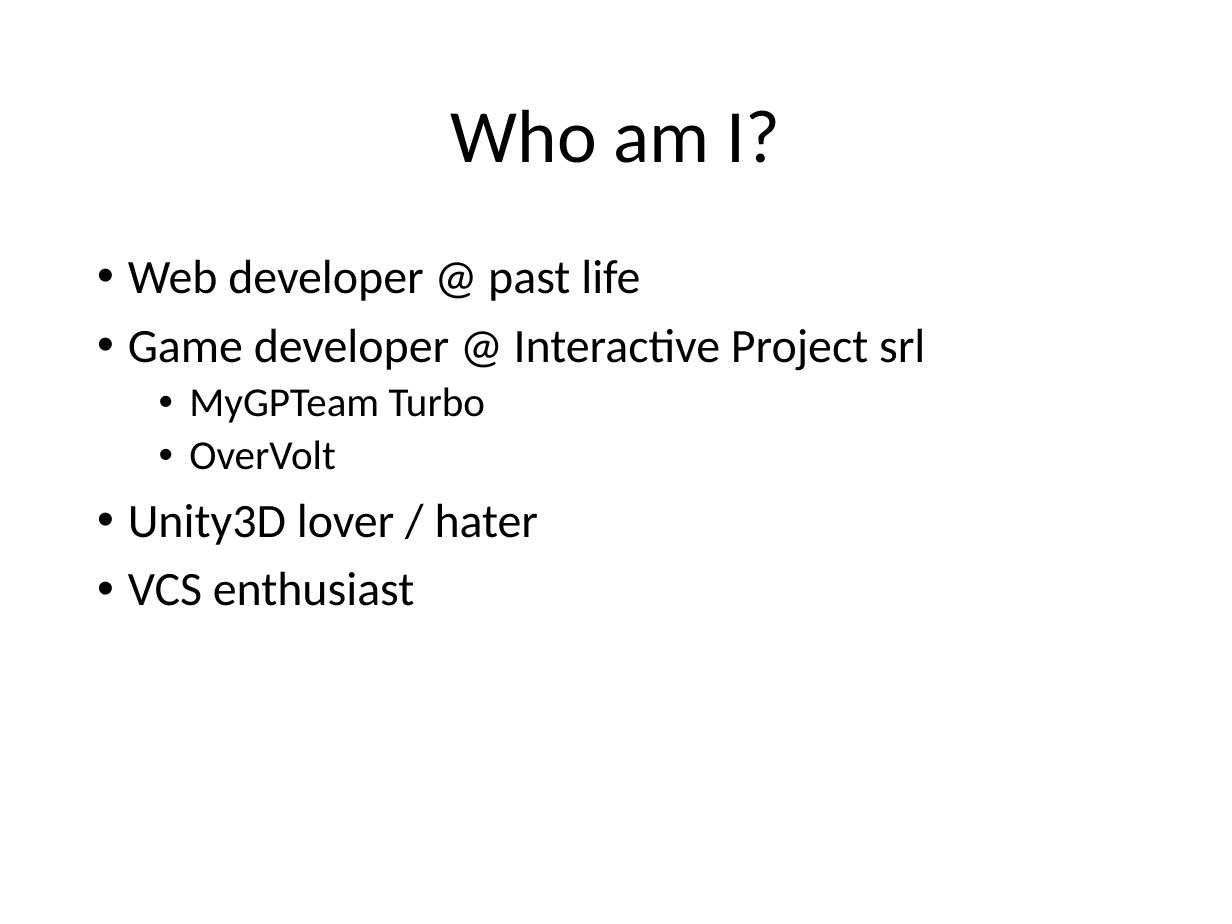
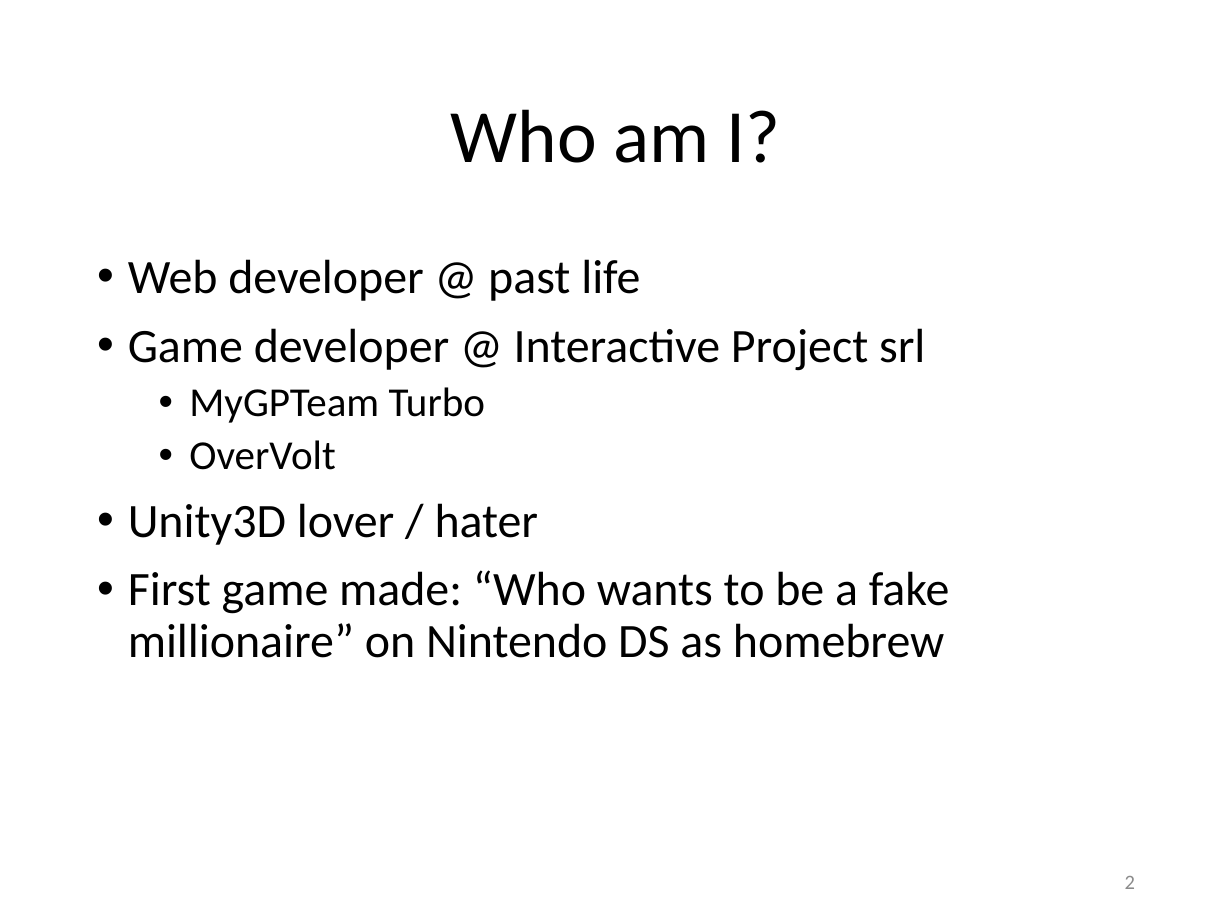
Before and after one commit to Lotti/codemotion2014, a slide deck: slide 2 of codemotion.pptx. Drawn at 1232x924 pixels with LibreOffice and Linux fonts; fonts in the diff are those of the drawing; background and template pictures are left out. Boxes give left, top, right and bottom in pixels: in the first picture for what was removed or moved away, otherwise in the second. Text is boxed around its words. In the diff, an @@ line names an element or a change of style, - is before the commit and + after.

```diff
--- a/codemotion.pptx
+++ b/codemotion.pptx
@@ text at (x1=128, y1=570, x2=950, y2=658): text changed @@
-• VCS enthusiast
+• First game made: “Who wants to be a fake millionaire” on Nintendo DS as homebrew
@@ page number added at (x1=1125, y1=876, x2=1135, y2=889), 12 pt, text #8C8C8C @@
+2
```
Also in this commit, not shown: 13 other slides changed, 8 slides added, 10 other files.
